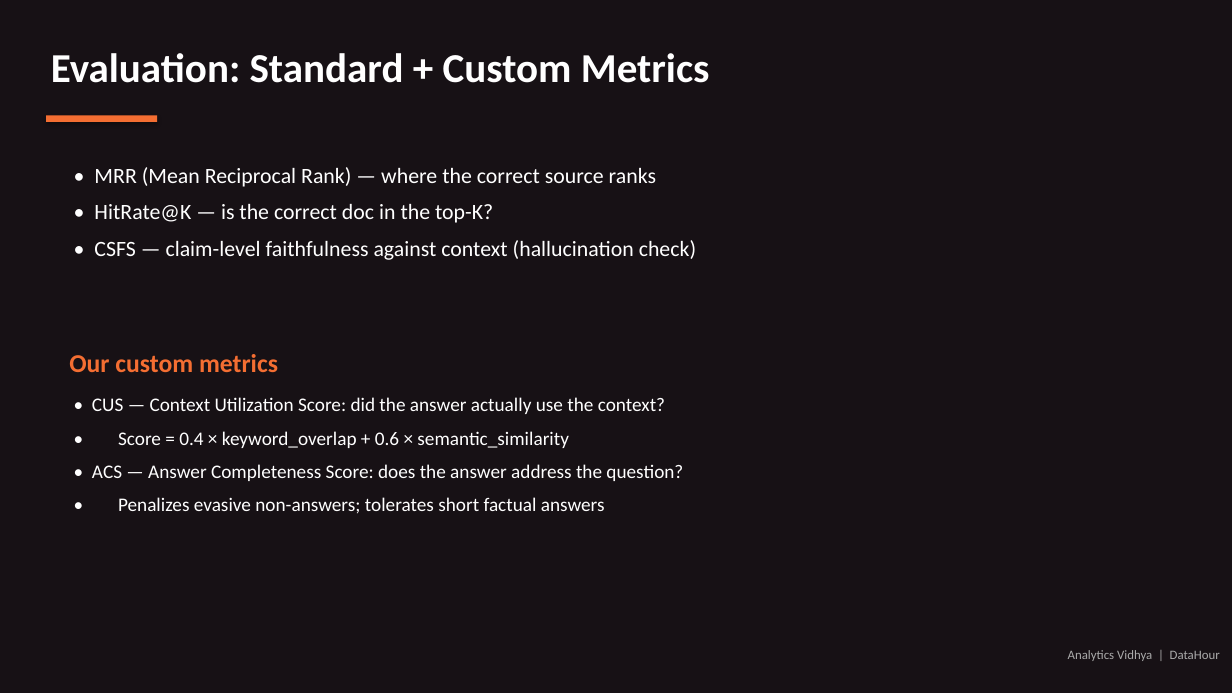
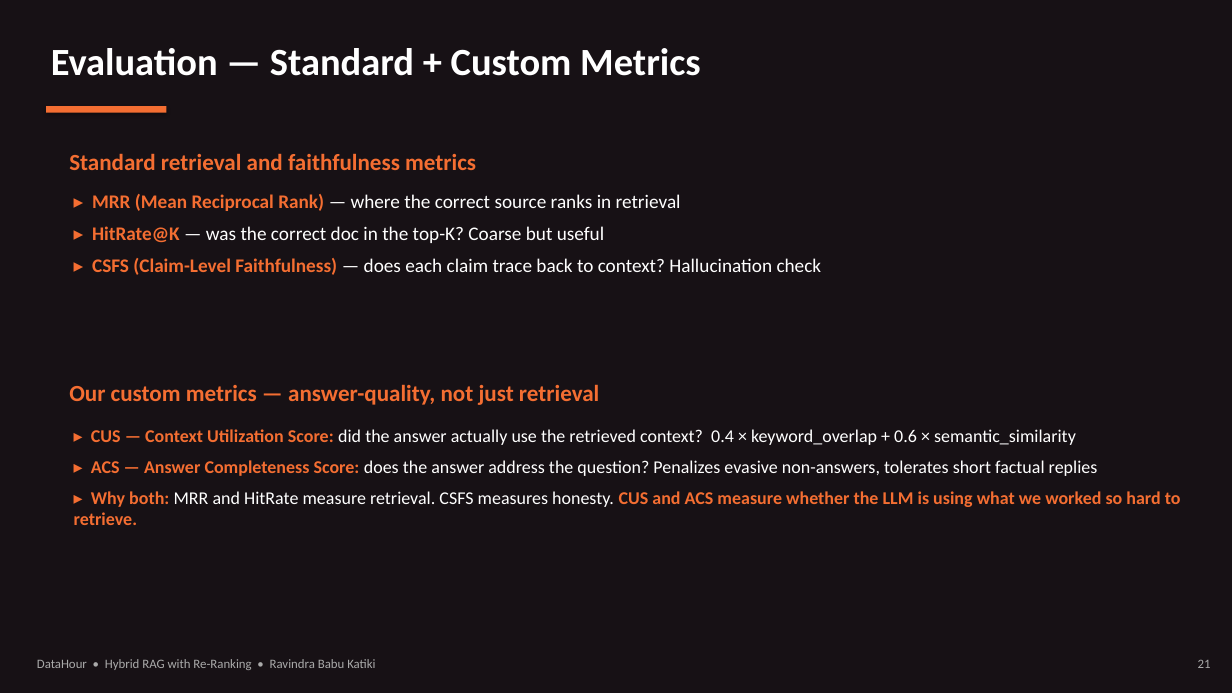
Before and after one commit to sunrise197605/Datahour_HybridRAG, a slide deck: slide 21 of DataHour_HybridRAG.pptx (slide 15 before the commit). Drawn at 1232x693 pixels with LibreOffice and Linux fonts; fonts in the diff are those of the drawing. Boxes give left, top, right and bottom in pixels: in the first picture for what was removed or moved away, otherwise in the second. Text is boxed around its words. In the diff, an @@ line names an element or a change of style, - is before the commit and + after.

Commit message:
Add class docstrings, self-contained demo notebook, and updated deck
Narrative 100-word docstrings on critical classes (HybridRAG,
DenseIndex, BM25Index, CrossEncoderReranker, LLMGenerator,
MistralChat) and key functions (reciprocal_rank_fusion,
build_prompt, CSFS/MRR/HitRate metrics). Ship a self-contained
Plan B notebook with both clean and pre-executed variants, and
the revised DataHour deck with Analytics Vidhya title art and
Vriksha logo.

```diff
--- a/DataHour_HybridRAG.pptx
+++ b/DataHour_HybridRAG.pptx
@@ text at [51, 48, 701, 76]: text changed; size 32 to 30 pt @@
-Evaluation: Standard + Custom Metrics
+Evaluation — Standard + Custom Metrics
@@ rectangle: place and size @@
-rectangle at [46, 116, 157, 122]
+rectangle at [46, 106, 166, 113]
@@ text added at [69, 153, 476, 170], 18 pt, text #F46E32, bold @@
+Standard retrieval and faithfulness metrics
@@ text at [92, 194, 822, 275]: text changed; size 17 to 15 pt @@
-• MRR (Mean Reciprocal Rank) — where the correct source ranks
-• HitRate@K — is the correct doc in the top-K?
-• CSFS — claim-level faithfulness against context (hallucination check)
+▸ MRR (Mean Reciprocal Rank) — where the correct source ranks in retrieval
+▸ HitRate@K — was the correct doc in the top-K? Coarse but useful
+▸ CSFS (Claim-Level Faithfulness) — does each claim trace back to context? Hallucination check
@@ text at [69, 384, 599, 405]: text changed; size 20 to 18 pt @@
-Our custom metrics
+Our custom metrics — answer-quality, not just retrieval
@@ text at [74, 429, 1181, 525]: text changed; size 15 to 14 pt @@
-• CUS — Context Utilization Score: did the answer actually use the context?
-• Score = 0.4 × keyword_overlap + 0.6 × semantic_similarity
-• ACS — Answer Completeness Score: does the answer address the question?
-• Penalizes evasive non-answers; tolerates short factual answers
+▸ CUS — Context Utilization Score: did the answer actually use the retrieved context? 0.4 × keyword_overlap + 0.6 × semantic_similarity
+▸ ACS — Answer Completeness Score: does the answer address the question? Penalizes evasive non-answers, tolerates short factual replies
+▸ Why both: MRR and HitRate measure retrieval. CSFS measures honesty. CUS and ACS measure whether the LLM is using what we worked so hard to retrieve.
@@ text added at [37, 659, 375, 670], 10 pt, text #AAAAAA @@
+DataHour • Hybrid RAG with Re-Ranking • Ravindra Babu Katiki
@@ text removed at [1068, 650, 1220, 661] @@
-Analytics Vidhya | DataHour
@@ text added at [1198, 660, 1211, 668], 10 pt, text #AAAAAA @@
+21
```
Also in this commit, not shown: 14 other slides changed, 16 slides added, 6 slides removed, 14 other files.
